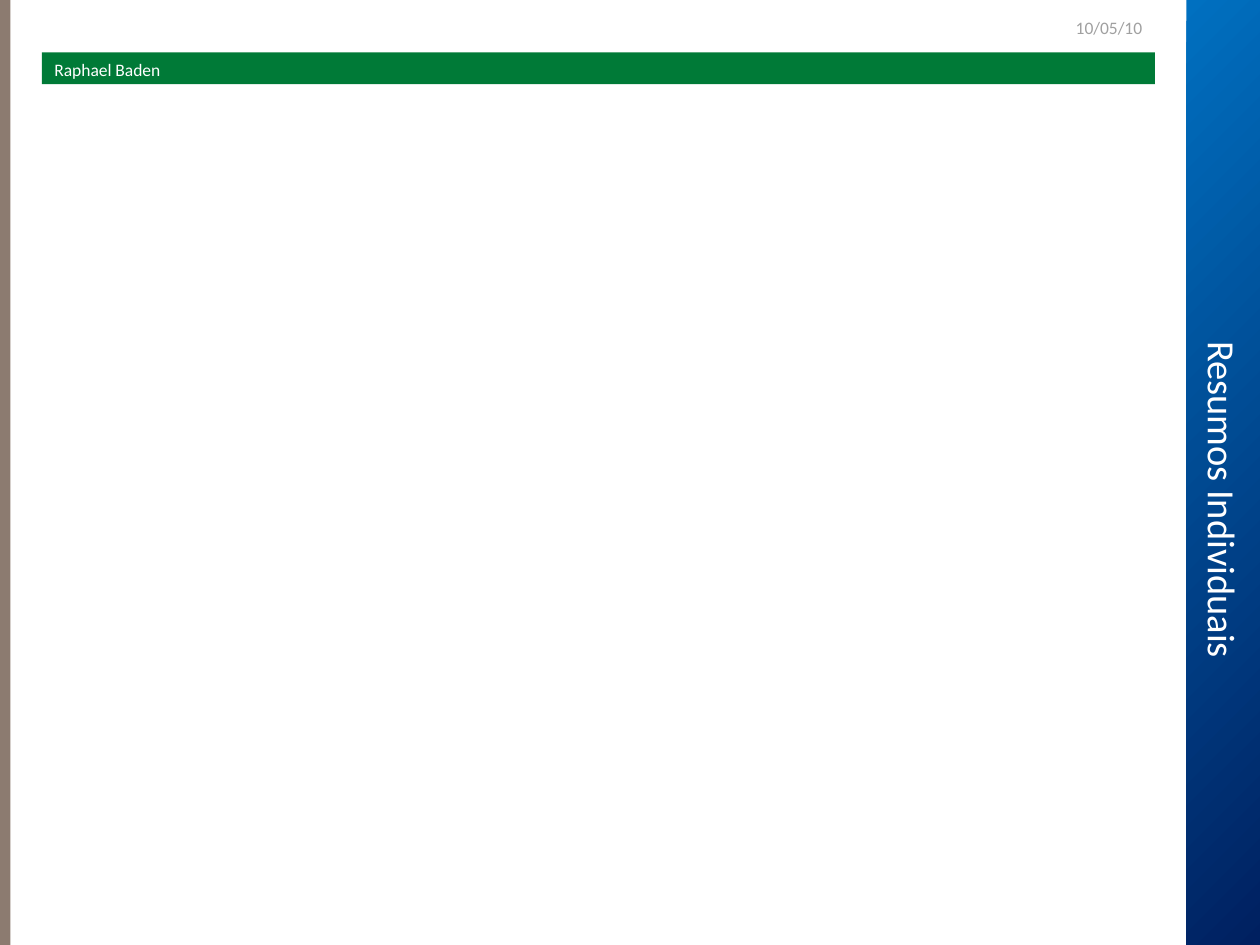
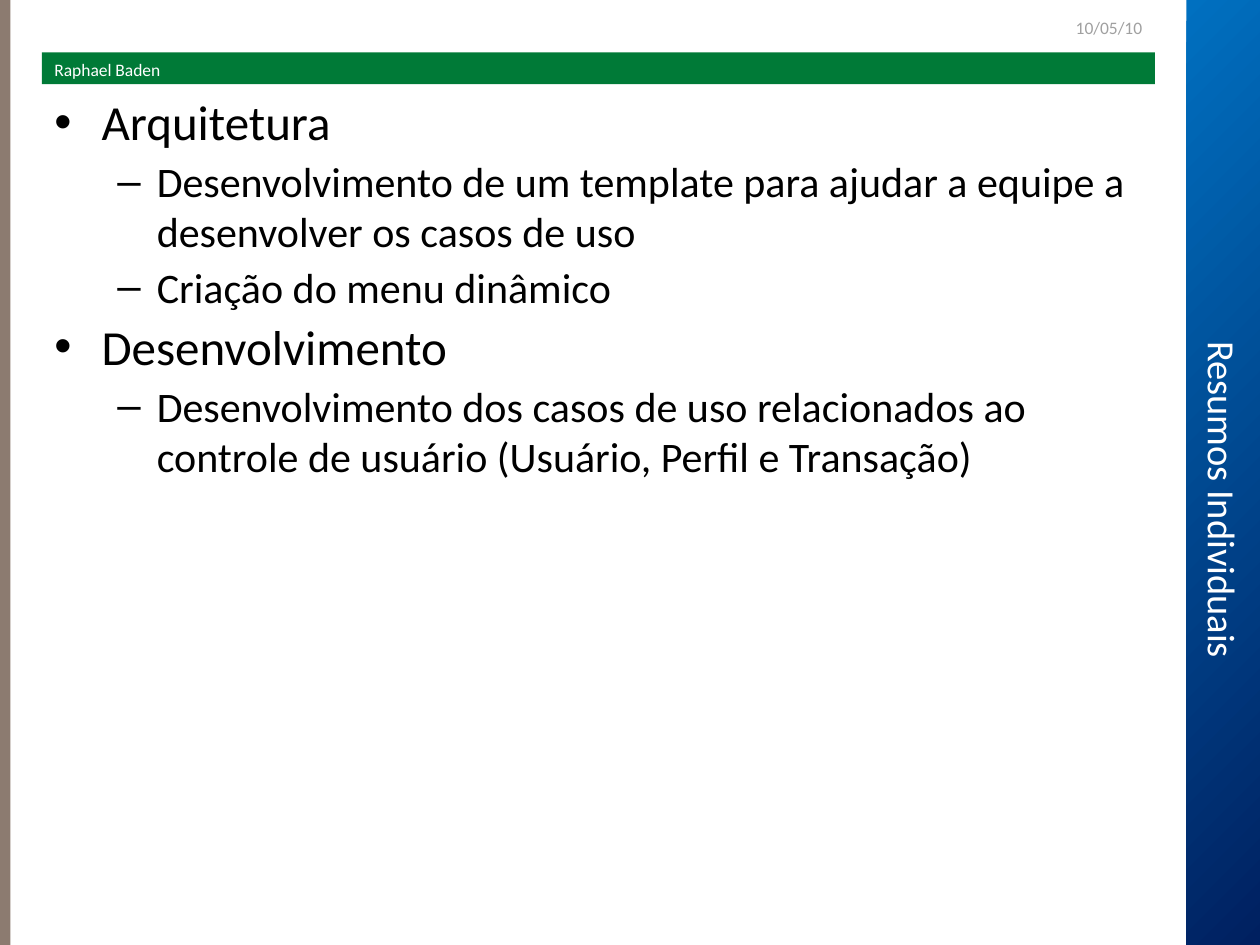
Before and after one commit to robsonmrsp/tcc-fbv-poscomp5-fabrica2, a slide deck: slide 12 of sisa/Seminário/Apresentação.ppt. Drawn at 1260x945 pixels with LibreOffice and Linux fonts; fonts in the diff are those of the drawing; background and template pictures are left out. Boxes give left, top, right and bottom in pixels: in the first picture for what was removed or moved away, otherwise in the second. Text is boxed around its words. In the diff, an @@ line names an element or a change of style, - is before the commit and + after.

```diff
--- a/sisa/Seminário/Apresentação.ppt
+++ b/sisa/Seminário/Apresentação.ppt
@@ text added at <box>102,106,1124,479</box>, 24 pt, text #000000 @@
+• Arquitetura
+  – Desenvolvimento de um template para ajudar a equipe a desenvolver os casos de uso
+  – Criação do menu dinâmico
+• Desenvolvimento
+  – Desenvolvimento dos casos de uso relacionados ao controle de usuário (Usuário, Perfil e Transação)
```
Also in this commit, not shown: 2 other slides changed, 1 slide added.
